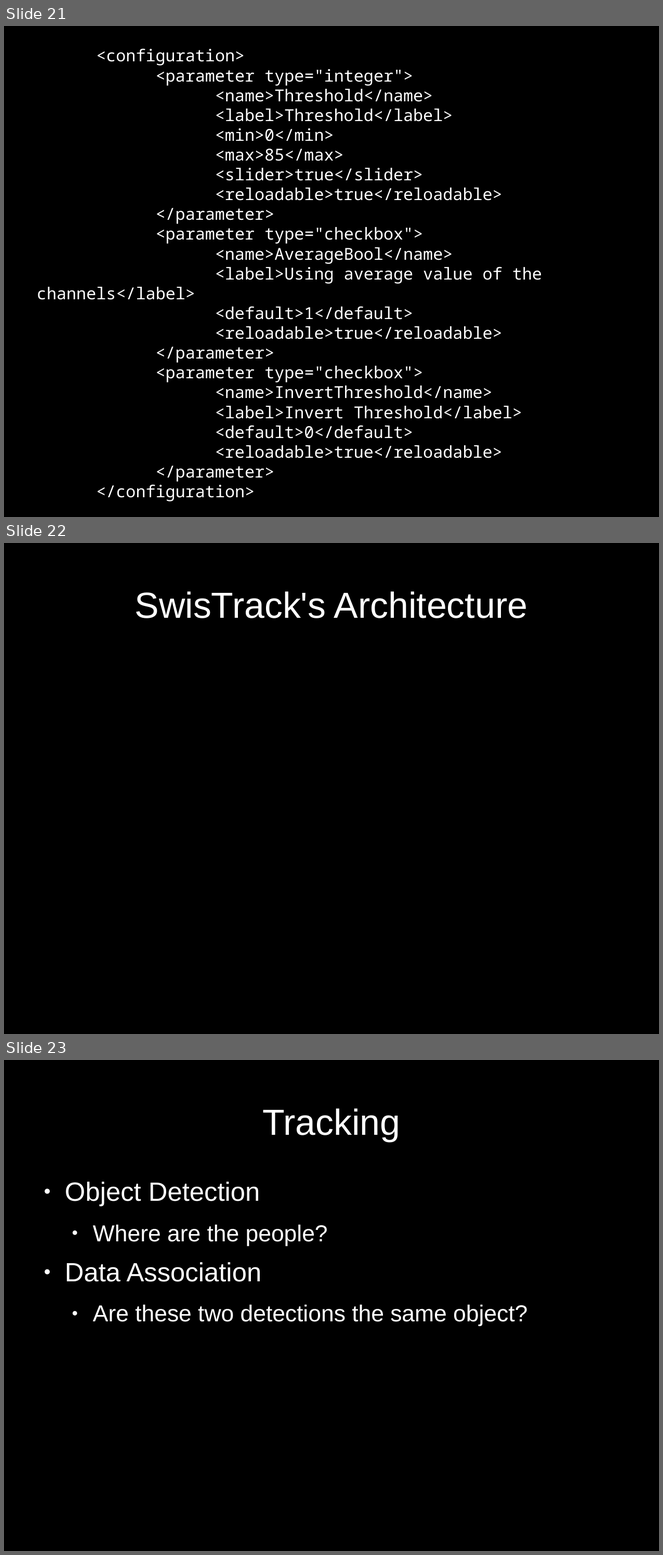
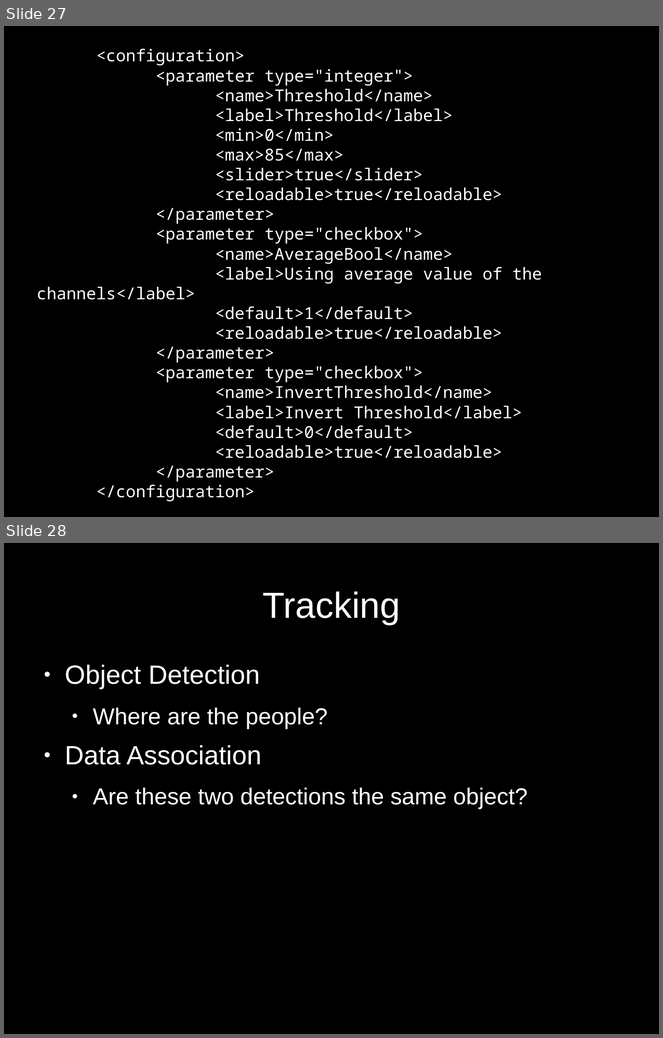
Before and after one commit to d28b/swistrack, a slide deck: Doc/tutorial.stefie10.06.2009/tutorialSlides.odp. Shown one above the other, each under a label of ours: slides 21, 22 and 23 before the commit, slides 27 and 28 after it. The pictures are 663x1555 and 663x1038 pixels, drawn with LibreOffice and Linux fonts; fonts in the diff are those of the drawing. Boxes give left, top, right and bottom in pixels: in the first picture for what was removed or moved away, otherwise in the second. Text is boxed around its words. In the diff, an @@ line names an element or a change of style, - is before the commit and + after.

```diff
--- a/Doc/tutorial.stefie10.06.2009/tutorialSlides.odp
+++ b/Doc/tutorial.stefie10.06.2009/tutorialSlides.odp
@@ slide 22 removed at box(4, 543, 659, 1034), background #000000 @@
@@ title removed at box(135, 591, 528, 618) @@
-SwisTrack's Architecture
@@ what was slide 21 is now slide 27 @@
@@ what was slide 23 is now slide 28 @@
```
Also in this commit, not shown: 5 slides changed, 7 slides added, 1 other slide removed.
